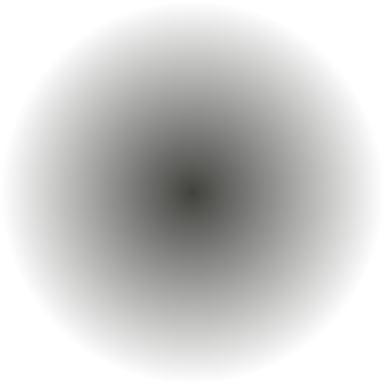
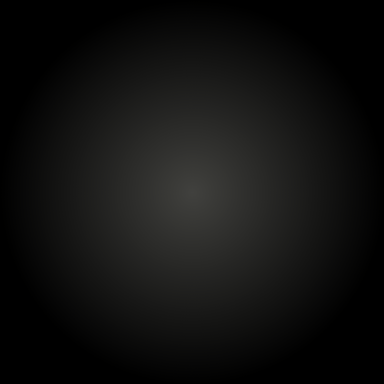
Layered file, before and after one edit (w=384, h=384). Changes by layer:
added layer "Layer #1" over [0,0,384,384]
